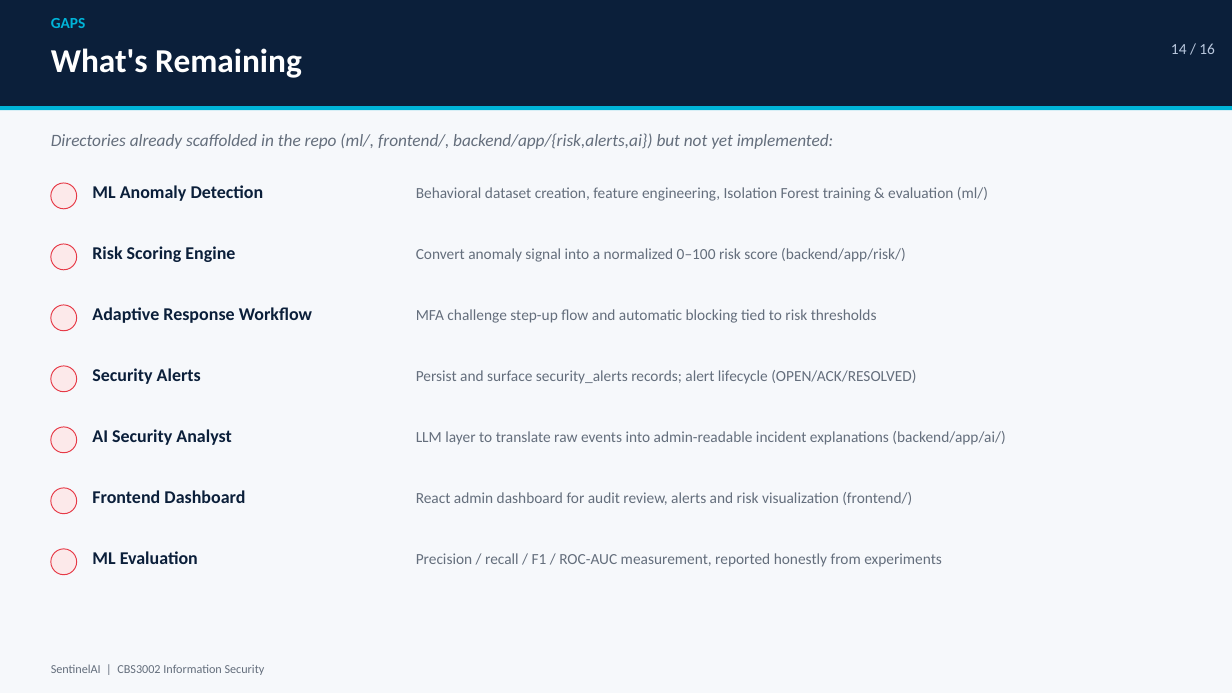
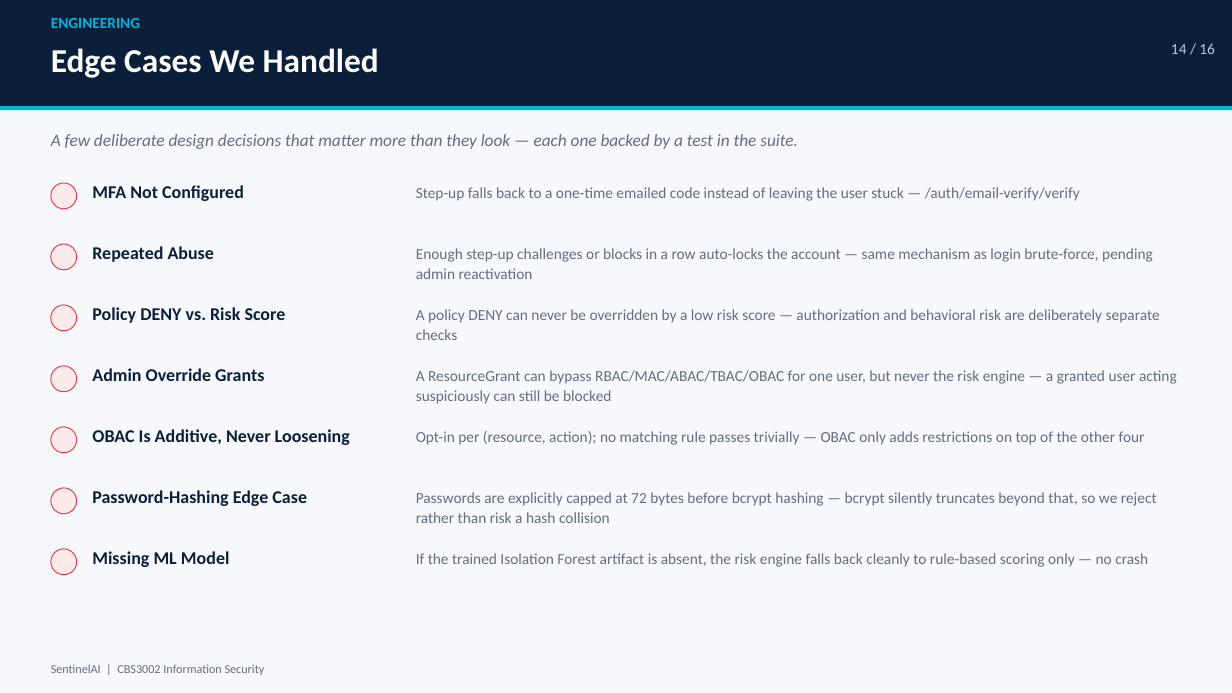
Before and after one commit to atul-23012006/Sentinel-AI, a slide deck: slide 14 of SentinelAI_Presentation.pptx. Drawn at 1232x693 pixels with LibreOffice and Linux fonts; fonts in the diff are those of the drawing. Boxes give left, top, right and bottom in pixels: in the first picture for what was removed or moved away, otherwise in the second. Text is boxed around its words. In the diff, an @@ line names an element or a change of style, - is before the commit and + after.

```diff
--- a/SentinelAI_Presentation.pptx
+++ b/SentinelAI_Presentation.pptx
@@ text at (x1=51, y1=18, x2=140, y2=28): text changed @@
-GAPS
+ENGINEERING
@@ text at (x1=51, y1=48, x2=379, y2=78): text changed @@
-What's Remaining
+Edge Cases We Handled
@@ text at (x1=51, y1=134, x2=798, y2=149): text changed @@
-Directories already scaffolded in the repo (ml/, frontend/, backend/app/{risk,alerts,ai}) but not yet implemented:
+A few deliberate design decisions that matter more than they look — each one backed by a test in the suite.
@@ text at (x1=92, y1=185, x2=244, y2=201): text changed @@
-ML Anomaly Detection
+MFA Not Configured
@@ text at (x1=416, y1=187, x2=1080, y2=201): text changed @@
-Behavioral dataset creation, feature engineering, Isolation Forest training & evaluation (ml/)
+Step-up falls back to a one-time emailed code instead of leaving the user stuck — /auth/email-verify/verify
@@ text at (x1=92, y1=246, x2=214, y2=262): text changed @@
-Risk Scoring Engine
+Repeated Abuse
@@ text at (x1=416, y1=248, x2=1153, y2=279): text changed @@
-Convert anomaly signal into a normalized 0–100 risk score (backend/app/risk/)
+Enough step-up challenges or blocks in a row auto-locks the account — same mechanism as login brute-force, pending admin reactivation
@@ text at (x1=92, y1=307, x2=286, y2=323): text changed @@
-Adaptive Response Workflow
+Policy DENY vs. Risk Score
@@ text at (x1=416, y1=309, x2=1160, y2=340): text changed @@
-MFA challenge step-up flow and automatic blocking tied to risk thresholds
+A policy DENY can never be overridden by a low risk score — authorization and behavioral risk are deliberately separate checks
@@ text at (x1=92, y1=368, x2=264, y2=381): text changed @@
-Security Alerts
+Admin Override Grants
@@ text at (x1=416, y1=370, x2=1177, y2=404): text changed @@
-Persist and surface security_alerts records; alert lifecycle (OPEN/ACK/RESOLVED)
+A ResourceGrant can bypass RBAC/MAC/ABAC/TBAC/OBAC for one user, but never the risk engine — a granted user acting suspiciously can still be blocked
@@ text at (x1=92, y1=429, x2=350, y2=445): text changed @@
-AI Security Analyst
+OBAC Is Additive, Never Loosening
@@ text at (x1=416, y1=431, x2=1145, y2=445): text changed @@
-LLM layer to translate raw events into admin-readable incident explanations (backend/app/ai/)
+Opt-in per (resource, action); no matching rule passes trivially — OBAC only adds restrictions on top of the other four
@@ text at (x1=92, y1=490, x2=307, y2=506): text changed @@
-Frontend Dashboard
+Password-Hashing Edge Case
@@ text at (x1=416, y1=492, x2=1157, y2=523): text changed @@
-React admin dashboard for audit review, alerts and risk visualization (frontend/)
+Passwords are explicitly capped at 72 bytes before bcrypt hashing — bcrypt silently truncates beyond that, so we reject rather than risk a hash collision
@@ text at (x1=92, y1=551, x2=230, y2=567): text changed @@
-ML Evaluation
+Missing ML Model
@@ text at (x1=416, y1=553, x2=1148, y2=567): text changed @@
-Precision / recall / F1 / ROC-AUC measurement, reported honestly from experiments
+If the trained Isolation Forest artifact is absent, the risk engine falls back cleanly to rule-based scoring only — no crash
```
Also in this commit, not shown: 10 other slides changed, 20 other files.
